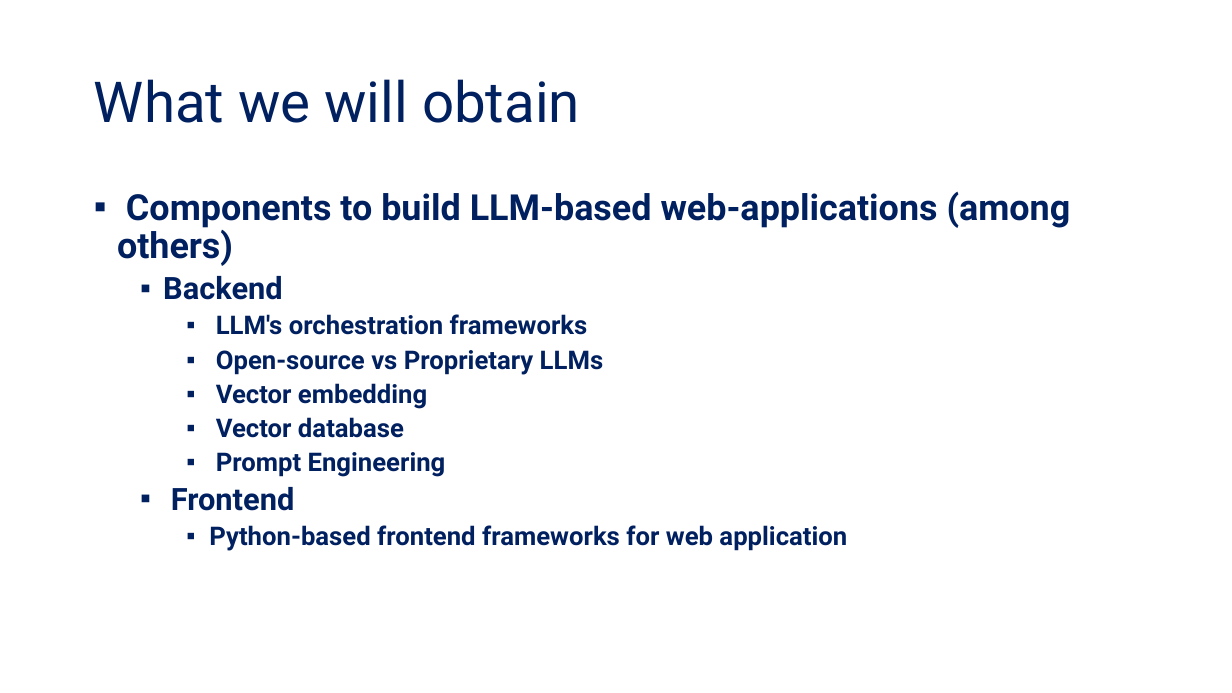
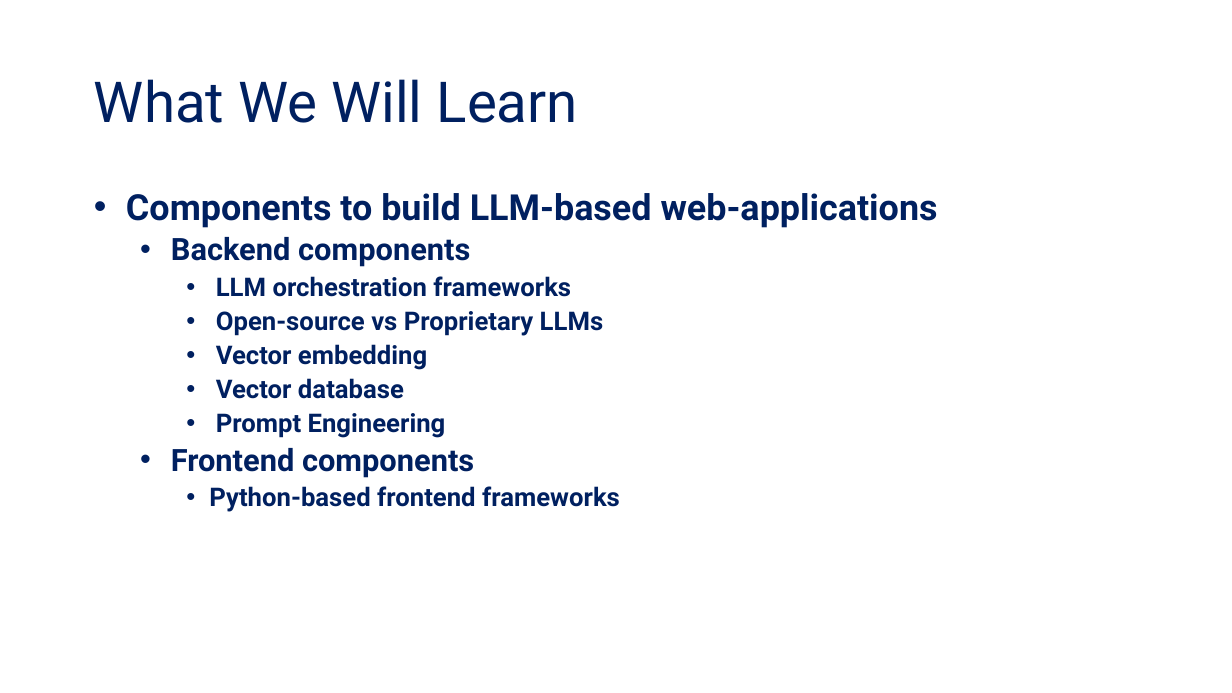
Before and after one commit to tanquangduong/transformer-pt, a slide deck: slide 2 of presentation/Transformer_Udemy/Udemy_P5_Components to build NLP web-applications with LLMs.pptx. Drawn at 1232x693 pixels with LibreOffice and Linux fonts; fonts in the diff are those of the drawing. Boxes give left, top, right and bottom in pixels: in the first picture for what was removed or moved away, otherwise in the second. Text is boxed around its words. In the diff, an @@ line names an element or a change of style, - is before the commit and + after.

```diff
--- a/presentation/Transformer_Udemy/Udemy_P5_Components to build NLP web-applications with LLMs.pptx
+++ b/presentation/Transformer_Udemy/Udemy_P5_Components to build NLP web-applications with LLMs.pptx
@@ title at bbox=[94, 79, 578, 123]: text changed @@
-What we will obtain
+What We Will Learn
@@ text at bbox=[126, 193, 938, 297]: text changed @@
-▪ Components to build LLM-based web-applications (among others)
-  ▪ Backend
-    ▪ LLM's orchestration frameworks
+• Components to build LLM-based web-applications
+  • Backend components
+    • LLM orchestration frameworks
@@ text at bbox=[216, 311, 604, 438]: bullet ▪ to • @@
@@ text at bbox=[171, 448, 620, 512]: text changed @@
-  ▪ Frontend
-    ▪ Python-based frontend frameworks for web application
+  • Frontend components
+    • Python-based frontend frameworks
```
Also in this commit, not shown: 46 other slides changed, 1 slide added, 5 other files.
